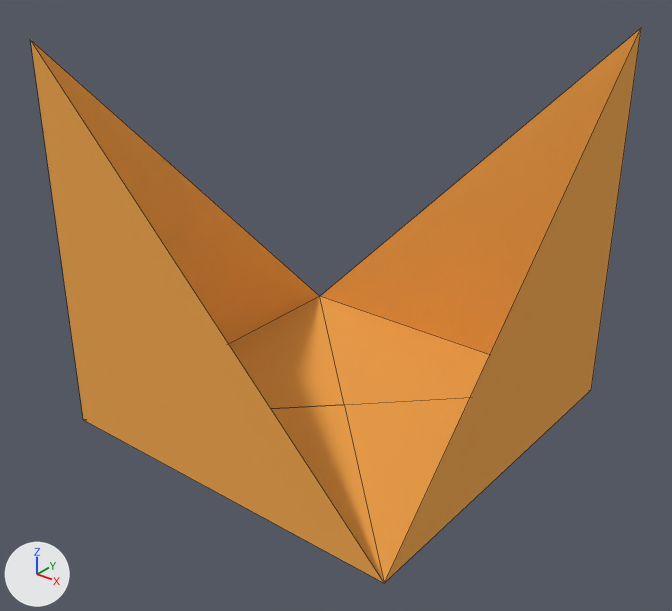
The glTF model models/seperated_blocks/r1c2_body_orange.gltf as it was, and as the next commit left it.
Camera for both pictures: a 50 mm lens placed at (2.72, -3.473, 1.745), pointed at (0.06, -0.148, -0.316). The lights are fixed; the arrows at lower left show +X, +Y and +Z. Mesh edges are drawn as thin lines. Objects named as collision shapes, trigger or cutter boxes, shadow casters or lower levels of detail are left out. Vertices at the same position are counted once.

The first picture shows 'r1c2_body_orange'.
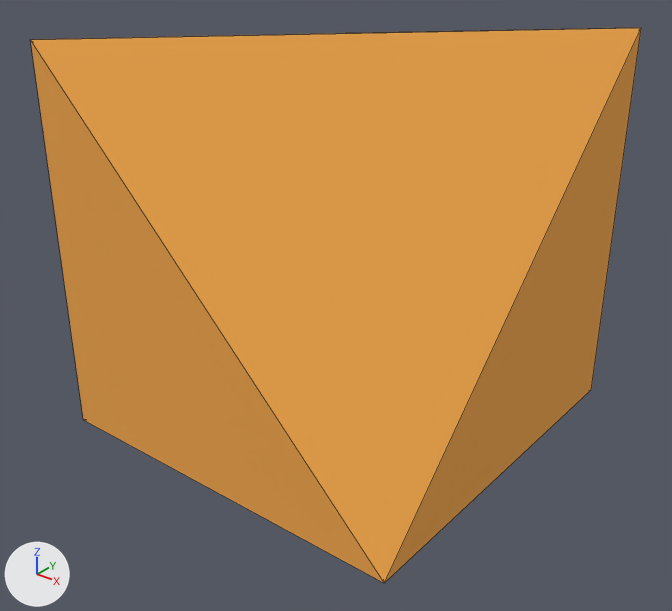
Boxes [x1, y1, x2, y2] around the edits, measured in the pictures (672 x 611 px):
'r1c2_body_orange', reshaped: before [31, 29, 641, 583]; after [31, 28, 641, 583]
part 1 of me_cube_121, added (orange): after [31, 28, 641, 583]

Patch to the scene script:
```diff
--- a/models/seperated_blocks/r1c2_body_orange.gltf.py
+++ b/models/seperated_blocks/r1c2_body_orange.gltf.py
@@ me_cube_121 @@
 # used by ob_r1c2_body_orange; location = (0.0, 0.0, 0.0)
 # verts and faces of me_cube_121; kept vertices keep their numbers, new ones are numbered from 11
 # before: 1 (-1.0, -1.0, 1.0) at pixel (30, 39), 3 (1.0, -1.0, -1.0) at pixel (384, 583), 5 (1.0, 1.0, 1.0) at pixel (641, 27), 7 (1.0, 1.0, 1.0) at pixel (641, 27), 8 (-1.0, 1.0, -1.0) at pixel (319, 296)
 # before: 10 (-1.0, -1.0, 1.0) at pixel (30, 39)
-me_cube_121.from_pydata(...)  # 11 vertices, 8 faces; spans x -1.0..1.0, y -1.0..1.0, z -1.0..1.0
+me_cube_121.from_pydata(...)  # 12 vertices, 12 faces; spans x -1.0..1.0, y -1.0..1.0, z -1.0..1.0
+# me_cube_121 part 1
+verts[11] = (0.0, 0.0, 1.0)  # pixel (345, 33)
+faces += [(1, 5, 11), (1, 3, 5), (7, 10, 11), (7, 8, 10)]
 me_cube_121.materials.append(mat_material_002)
```
